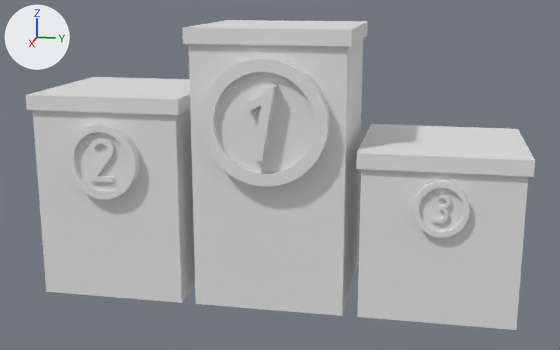
What one commit did to the Blender file source2/Podium/podium.blend.
The view is the same before and after, from a camera (50 mm lens) standing at (522.0, 103.0, 161.0) and looking at (8.0, 0.0, 33.0). Every picture has the same lights, and +X, +Y and +Z are marked at upper left.

Objects in the first picture: 'winpodium'.
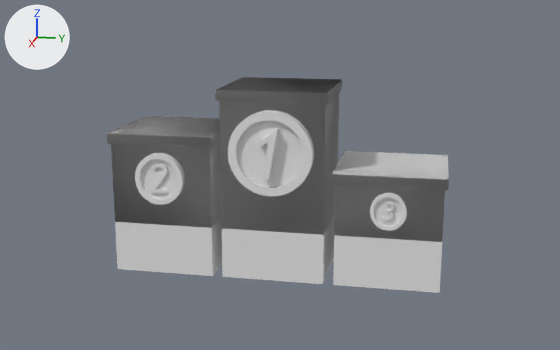
The change, as a list of edits to the scene's bpy script:
```text
Change me_cube_000:
    where me_cube_000.from_pydata(...)  # 1160 vertices, 697 faces; spans x -53.0..65.0, y -163.0..163.0, z -50.0..135.0
    used by ob_winpodium; location = (0.0, 0.0, 0.0)
    me_cube_000 part 1: the whole mesh is scaled about the mesh origin by 0.7
Change me_cube_002:
    where me_cube_002.from_pydata(...)  # 48 vertices, 39 faces; spans x -1.05..1.05, y -3.25..3.25, z -1.0..2.7
    used by ob_mcdcx_winpodium; location = (0.0, 0.0, 0.0); scale = (50.0, 50.0, 50.0)
    me_cube_002 part 2: a new loose piece, a box spanning x -35.0..35.0, y 42.0..112.0, z 0.0..35.0
    me_cube_002 part 3: a new loose piece, a box spanning x -36.9..36.9, y 40.1..113.9, z 35.0..42.0
    me_cube_002 part 4: a new loose piece, a box spanning x -35.0..35.0, y -112.0..-42.0, z 0.0..56.0
    me_cube_002 part 5: a new loose piece, a box spanning x -36.9..36.9, y -113.9..-40.1, z 56.0..63.0
    me_cube_002 part 6: a new loose piece, a box spanning x -35.0..35.0, y -35.0..35.0, z 0.0..87.5
    me_cube_002 part 7: a new loose piece, a box spanning x -36.9..36.9, y -36.9..36.9, z 87.5..94.5
Change ob_mcdcx_winpodium:
    ob_mcdcx_winpodium.scale: (50.0, 50.0, 50.0) -> (1.0, 1.0, 1.0)
    remove ob_mcdcx_winpodium.hide_viewport = True
```

Location of each change, (x1, y1, x2, y2) in pixels of the pictures (560 x 350 px):
'winpodium', mesh rescaled (33% narrower, 30% shorter)
    before: (25, 20, 535, 330)
    after: (107, 77, 449, 293)
'MCDCX_winpodium', shown
    after: (107, 77, 449, 242)
part 2 of me_cube_002, added
    after: (334, 185, 445, 242)
part 3 of me_cube_002, added
    after: (332, 151, 449, 190)
part 4 of me_cube_002, added
    after: (111, 144, 221, 228)
part 5 of me_cube_002, added
    after: (107, 116, 220, 148)
part 6 of me_cube_002, added
    after: (219, 96, 339, 235)
part 7 of me_cube_002, added
    after: (215, 77, 342, 104)
